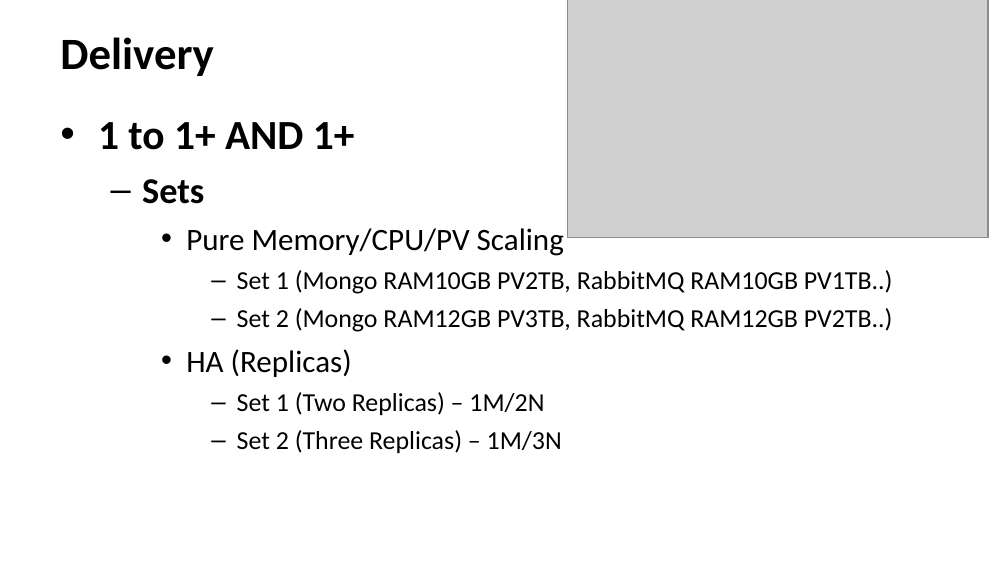
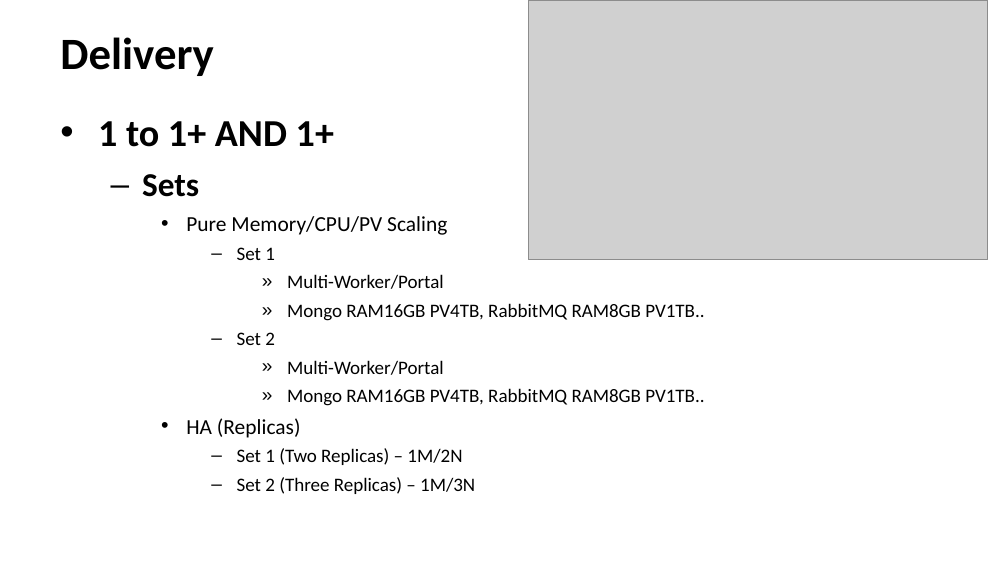
Before and after one commit to TsubasaEX/Tracks, a slide deck: slide 8 of ppt/Plan_For_DSS.ppt. Drawn at 1008x567 pixels with LibreOffice and Linux fonts; fonts in the diff are those of the drawing; grey boxes stand for pictures; background and template pictures are left out. Boxes give left, top, right and bottom in pixels: in the first picture for what was removed or moved away, otherwise in the second. Text is boxed around its words. In the diff, an @@ line names an element or a change of style, - is before the commit and + after.

```diff
--- a/ppt/Plan_For_DSS.ppt
+++ b/ppt/Plan_For_DSS.ppt
@@ picture resized from (x1=568, y1=0, x2=988, y2=238) to (x1=528, y1=0, x2=988, y2=260) @@
@@ text at (x1=98, y1=121, x2=475, y2=494): size 29.6 to 27.2 pt in "1 to 1+ AND 1+"; size 25.9 to 23.8 pt in "Sets"; size 22.2 to 15.3 pt in "Pure Memory/CPU/PV Scaling", "HA (Replicas)"; size 18.5 to 13.6 pt in "Set 1 (Two Replicas) – 1M/2N", "Set 2 (Three Replicas) – 1M/3N"; less space between paragraphs @@
@@ text at (x1=237, y1=247, x2=704, y2=406): text changed; size 18.5 to 13.6 pt @@
-      – Set 1 (Mongo RAM10GB PV2TB, RabbitMQ RAM10GB PV1TB..)
-      – Set 2 (Mongo RAM12GB PV3TB, RabbitMQ RAM12GB PV2TB..)
+      – Set 1
+        » Multi-Worker/Portal
+        » Mongo RAM16GB PV4TB, RabbitMQ RAM8GB PV1TB..
+      – Set 2
+        » Multi-Worker/Portal
+        » Mongo RAM16GB PV4TB, RabbitMQ RAM8GB PV1TB..
```
Also in this commit, not shown: 3 other files.
